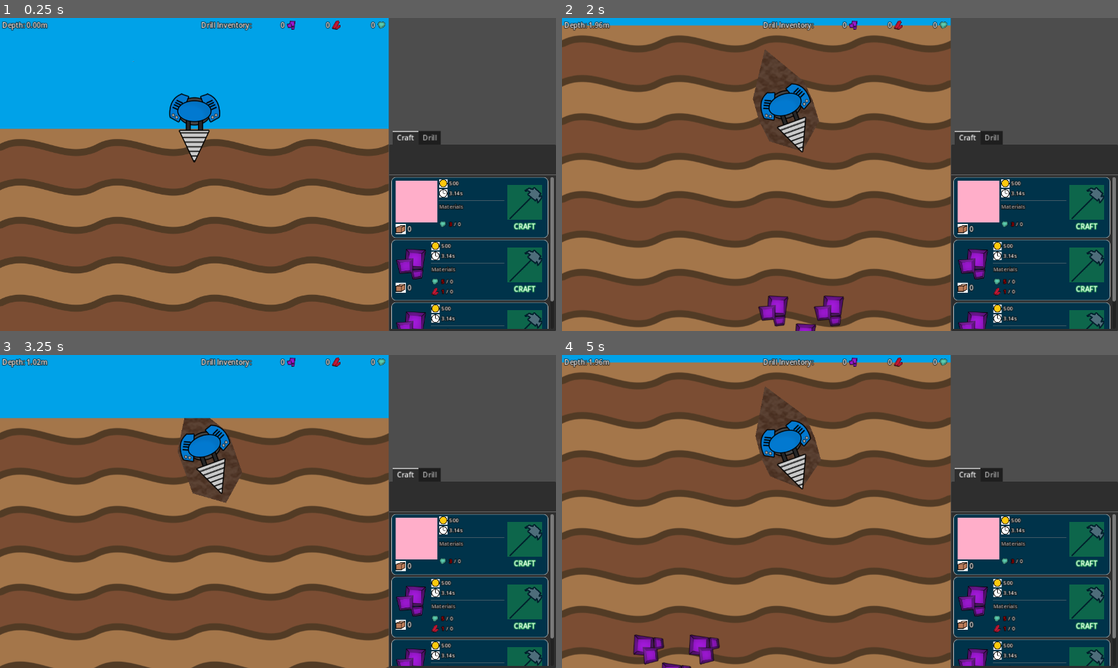
Above: before the commit, frames 1-4 (two rows, left to right).
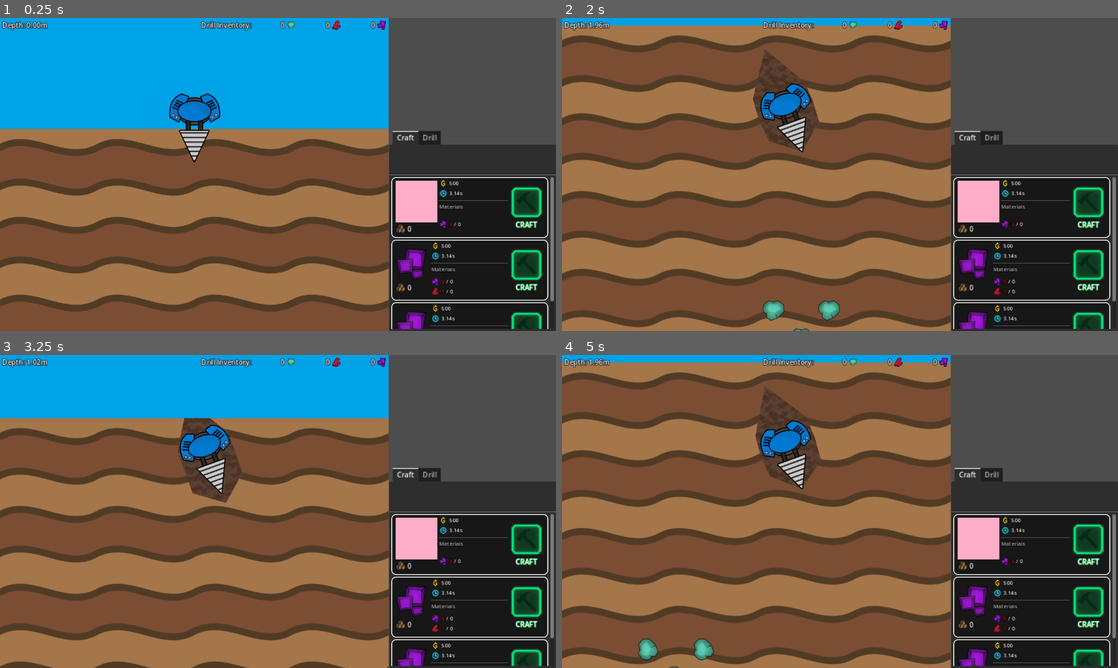
Above: after the commit, the same moments.

Repository: aNotSoCleverName/mechanicore
Game: Godot game, scene res://Main.tscn
Two runs of this game, one before a commit and one after it. Both use one fixed random seed, a clock stepped at 60 frames per second and the inputs below.
Inputs:
- Up to frame 1 (0.25 s): no input
- Up to frame 2 (2 s): tap Enter (ui_accept) at 0.5, 0.77, 1.52 s; hold Right (ui_right) 0.53-1.28 s; tap R at 0.6, 1.35 s; hold Left (ui_left) from 1.28 s (still down)
- Up to frame 3 (3.25 s): release Left (ui_left) at 2.03 s; hold Right (ui_right) from 2.03 s (still down); tap R at 2.1, 2.85 s; tap Enter (ui_accept) at 2.75, 3.02 s
- Up to frame 4 (5 s): release Right (ui_right) at 3.53 s; hold Left (ui_left) from 3.53 s (still down); tap R at 3.6, 4.35 s; tap Enter (ui_accept) at 3.77, 4.52 s

The runs differ from the first frame. In frame 1, 11% of the frame differs, in the area x 51-99%, y 0-100%; in frame 2, 12%, in the area x 35-99%, y 0-100%; in frame 3, 11%; in frame 4, 12%.

Commit message:
Updated base UI

Diff:
--- a/Base/Base.tscn
+++ b/Base/Base.tscn
@@ -5,7 +5,7 @@
 [ext_resource type="Script" path="res://Base/Craft Item.gd" id="2_36thw"]
 [ext_resource type="Script" path="res://Base/Menu/Craft/Queue.gd" id="2_muuji"]
 [ext_resource type="Resource" uid="uid://do7o06fuk17rd" path="res://Base/Menu/Craft/Craft Item/Resources/Test.tres" id="4_1pni4"]
-[ext_resource type="Texture2D" uid="uid://bripmml1nnira" path="res://Endless Run/Ores/Ore1.png" id="5_ju8iy"]
+[ext_resource type="Texture2D" uid="uid://bripmml1nnira" path="res://Endless Run/Ores/Ore3.png" id="5_ju8iy"]
 
 [sub_resource type="Resource" id="Resource_hecib"]
 script = ExtResource("2_36thw")
--- a/Base/Menu/Craft/Craft Item/Craft Item Node.gd
+++ b/Base/Menu/Craft/Craft Item/Craft Item Node.gd
@@ -3,7 +3,7 @@
 
 @export var craftItem: CraftItem;
 
-@onready var _craftButton: Button = $MarginContainer/HBoxContainer/Craft/Button;
+@onready var _craftButton: TextureButton = $MarginContainer/HBoxContainer/Craft/Button;
 
 func _ready() -> void:
 	$MarginContainer/HBoxContainer/VBoxContainer/Icon.texture = self.craftItem.image;
--- a/Base/Menu/Craft/Craft Item/Craft Item Node.tscn
+++ b/Base/Menu/Craft/Craft Item/Craft Item Node.tscn
@@ -8,11 +8,12 @@
 [ext_resource type="Texture2D" uid="uid://ctavnwfpqdo87" path="res://Base/Time.png" id="4_cfie2"]
 [ext_resource type="PackedScene" uid="uid://ccirx7362q0ar" path="res://Base/Menu/Craft/Craft Item/Craft Item Material.tscn" id="4_pkhi4"]
 [ext_resource type="LabelSettings" uid="uid://ij0ls7r7u6aq" path="res://Simple Label.tres" id="4_qra5k"]
-[ext_resource type="Texture2D" uid="uid://kpyugmno047" path="res://Endless Run/Ores/Ore3.png" id="5_3meuh"]
+[ext_resource type="Texture2D" uid="uid://kpyugmno047" path="res://Endless Run/Ores/Ore1.png" id="5_3meuh"]
 [ext_resource type="Texture2D" uid="uid://cjhadim1ft6sj" path="res://Endless Run/Ores/Ore2.png" id="6_d6pru"]
 [ext_resource type="Script" path="res://Base/Menu/Craft/Craft Item/Stock.gd" id="6_mhem6"]
-[ext_resource type="Texture2D" uid="uid://bripmml1nnira" path="res://Endless Run/Ores/Ore1.png" id="7_flb3l"]
+[ext_resource type="Texture2D" uid="uid://bripmml1nnira" path="res://Endless Run/Ores/Ore3.png" id="7_flb3l"]
 [ext_resource type="Texture2D" uid="uid://by6jv4i7kl48d" path="res://Base/Menu/Craft/Craft Item/Craft.png" id="8_kdpct"]
+[ext_resource type="Texture2D" uid="uid://cbkgfu5vs62df" path="res://Base/Menu/Craft/Craft Item/Craft Disabled.png" id="14_0lsng"]
 
 [sub_resource type="LabelSettings" id="LabelSettings_ocgbb"]
 font_size = 12
@@ -73,6 +74,13 @@
 layout_mode = 2
 texture = ExtResource("3_gta4k")
 expand_mode = 2
+
+[node name="Label2" type="Label" parent="MarginContainer/HBoxContainer/VBoxContainer/Stock"]
+visible = false
+layout_mode = 2
+text = "Stock"
+label_settings = ExtResource("4_qra5k")
+script = ExtResource("6_mhem6")
 
 [node name="Label" type="Label" parent="MarginContainer/HBoxContainer/VBoxContainer/Stock"]
 layout_mode = 2
@@ -142,14 +150,14 @@
 theme_override_constants/separation = 0
 alignment = 1
 
-[node name="Button" type="Button" parent="MarginContainer/HBoxContainer/Craft"]
+[node name="Button" type="TextureButton" parent="MarginContainer/HBoxContainer/Craft"]
 layout_mode = 2
 size_flags_vertical = 4
 focus_mode = 0
 mouse_default_cursor_shape = 2
 disabled = true
-icon = ExtResource("8_kdpct")
-flat = true
+texture_normal = ExtResource("8_kdpct")
+texture_disabled = ExtResource("14_0lsng")
 
 [node name="Label" type="Label" parent="MarginContainer/HBoxContainer/Craft"]
 layout_mode = 2
@@ -158,5 +166,6 @@
 horizontal_alignment = 1
 
 [connection signal="tree_entered" from="." to="." method="_on_tree_entered"]
+[connection signal="tree_entered" from="MarginContainer/HBoxContainer/VBoxContainer/Stock/Label2" to="MarginContainer/HBoxContainer/VBoxContainer/Stock/Label2" method="_on_tree_entered"]
 [connection signal="tree_entered" from="MarginContainer/HBoxContainer/VBoxContainer/Stock/Label" to="MarginContainer/HBoxContainer/VBoxContainer/Stock/Label" method="_on_tree_entered"]
 [connection signal="pressed" from="MarginContainer/HBoxContainer/Craft/Button" to="." method="_on_button_pressed"]
--- a/Base/Menu/Craft/Panel.tres
+++ b/Base/Menu/Craft/Panel.tres
@@ -1,11 +1,12 @@
 [gd_resource type="StyleBoxFlat" format=3 uid="uid://d2kigmst2mqxx"]
 
 [resource]
-bg_color = Color(8.30255e-07, 0.201942, 0.289833, 1)
-border_width_left = 1
-border_width_top = 1
-border_width_right = 1
-border_width_bottom = 1
+bg_color = Color(0, 0, 0, 0.5)
+border_width_left = 2
+border_width_top = 2
+border_width_right = 2
+border_width_bottom = 2
+border_color = Color(1, 1, 1, 1)
 corner_radius_top_left = 10
 corner_radius_top_right = 10
 corner_radius_bottom_right = 10
--- a/Endless Run/Bomb/Bomb.tscn
+++ b/Endless Run/Bomb/Bomb.tscn
@@ -1,10 +1,48 @@
-[gd_scene load_steps=4 format=3 uid="uid://brycenawfpw5w"]
+[gd_scene load_steps=7 format=3 uid="uid://brycenawfpw5w"]
 
 [ext_resource type="Script" path="res://Endless Run/Bomb/Bomb.gd" id="1_jriji"]
 [ext_resource type="Texture2D" uid="uid://bhjnwgg33dlhm" path="res://Endless Run/Bomb/Bomb.png" id="2_5koad"]
 
 [sub_resource type="RectangleShape2D" id="RectangleShape2D_wibqe"]
 size = Vector2(64, 64)
+
+[sub_resource type="Animation" id="Animation_s7tkc"]
+length = 0.001
+tracks/0/type = "value"
+tracks/0/imported = false
+tracks/0/enabled = true
+tracks/0/path = NodePath("Sprite2D:rotation")
+tracks/0/interp = 1
+tracks/0/loop_wrap = true
+tracks/0/keys = {
+"times": PackedFloat32Array(0),
+"transitions": PackedFloat32Array(1),
+"update": 0,
+"values": [0.0]
+}
+
+[sub_resource type="Animation" id="Animation_jkv7f"]
+resource_name = "spinning"
+length = 3.0
+loop_mode = 1
+tracks/0/type = "value"
+tracks/0/imported = false
+tracks/0/enabled = true
+tracks/0/path = NodePath("Sprite2D:rotation")
+tracks/0/interp = 1
+tracks/0/loop_wrap = true
+tracks/0/keys = {
+"times": PackedFloat32Array(0, 1.5, 3),
+"transitions": PackedFloat32Array(1, 1, 1),
+"update": 0,
+"values": [0.0, -3.14159, -6.28319]
+}
+
+[sub_resource type="AnimationLibrary" id="AnimationLibrary_jpoo4"]
+_data = {
+"RESET": SubResource("Animation_s7tkc"),
+"spinning": SubResource("Animation_jkv7f")
+}
 
 [node name="Bomb" type="Area2D"]
 script = ExtResource("1_jriji")
@@ -15,4 +53,10 @@
 [node name="CollisionShape2D" type="CollisionShape2D" parent="."]
 shape = SubResource("RectangleShape2D_wibqe")
 
+[node name="AnimationPlayer" type="AnimationPlayer" parent="."]
+libraries = {
+"": SubResource("AnimationLibrary_jpoo4")
+}
+autoplay = "spinning"
+
 [connection signal="body_entered" from="." to="." method="_on_body_entered"]
--- a/Endless Run/Ores/Ore.tscn
+++ b/Endless Run/Ores/Ore.tscn
@@ -1,7 +1,7 @@
 [gd_scene load_steps=4 format=3 uid="uid://c4u3036tg1b76"]
 
 [ext_resource type="Script" path="res://Endless Run/Ores/Ore.gd" id="1_61034"]
-[ext_resource type="Texture2D" uid="uid://kpyugmno047" path="res://Endless Run/Ores/Ore3.png" id="2_c1hm6"]
+[ext_resource type="Texture2D" uid="uid://kpyugmno047" path="res://Endless Run/Ores/Ore1.png" id="2_c1hm6"]
 
 [sub_resource type="RectangleShape2D" id="RectangleShape2D_4rosm"]
 size = Vector2(64, 64)
Binary file added: Base/Menu/Craft/Craft Item/Craft Disabled.png
Not shown, changed: Base/Menu/Craft/Craft Item/Craft Disabled.png.import
Not shown: 1 places in Base/Menu/Craft/Craft Item/Craft Item Node.tscn that only renumber resources
Binary file changed: Base/Menu/Craft/Craft Item/Craft.png
Binary file changed: Base/Menu/Craft/Craft Item/Stock.png
Binary file changed: Base/Money.png
Binary file changed: Base/Time.png
Binary file changed: Endless Run/Bomb/Bomb.png
Binary file changed: Endless Run/Ores/Ore1.png
Not shown, changed: Endless Run/Ores/Ore1.png.import
Binary file changed: Endless Run/Ores/Ore3.png
Not shown, added: Base/Menu/Craft/Craft Item/ore.psd
